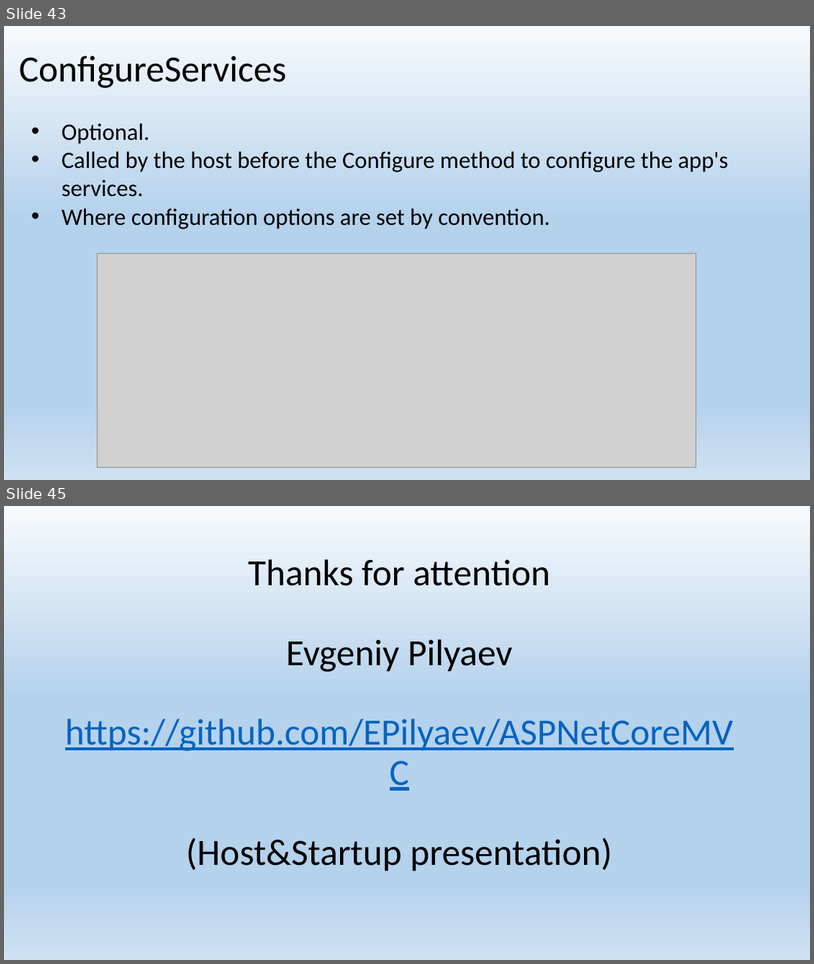
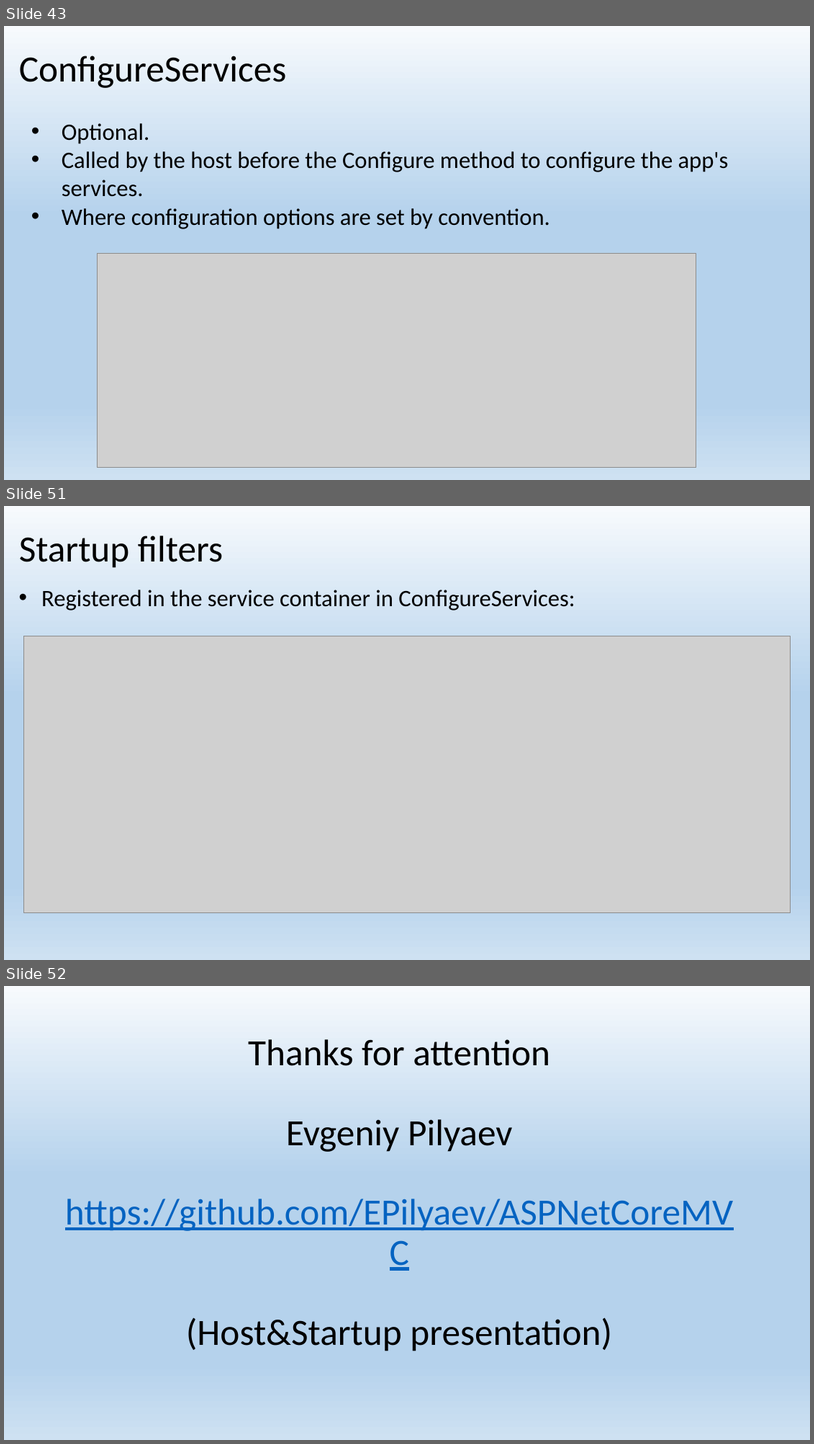
Before and after one commit to EPilyaev/ASPNetCoreMVC, a slide deck: Host&Startup.pptx. Shown one above the other, each under a label of ours: slides 43 and 45 before the commit, slides 43, 51 and 52 after it; the slides between them are not shown. The pictures are 814x964 and 814x1444 pixels, drawn with LibreOffice and Linux fonts; fonts in the diff are those of the drawing; grey boxes stand for pictures. Boxes give left, top, right and bottom in pixels: in the first picture for what was removed or moved away, otherwise in the second. Text is boxed around its words. In the diff, an @@ line names an element or a change of style, - is before the commit and + after.

Commit message:
Finish Startup slides

```diff
--- a/Host&Startup.pptx
+++ b/Host&Startup.pptx
@@ slide 51 added at (4,506,810,960), background gradient #F7FAFD to #B5D2EC to #CEE1F2 @@
@@ title added at (19,536,223,568), 44 pt, text #000000 @@
+Startup filters
@@ text added at (41,590,575,610), 28 pt, text #000000 @@
+• Registered in the service container in ConfigureServices:
@@ picture added at (24,636,791,913) @@
@@ what was slide 45 is now slide 52 @@
```
Also in this commit, not shown: 7 other slides added, 1 slide removed, 4 other files.
